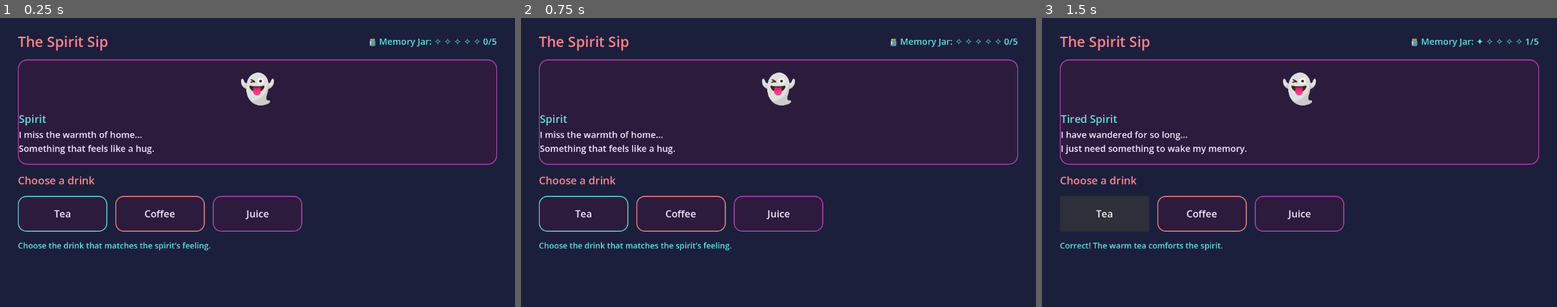
Above: before the commit, frames 1-3 (left to right).
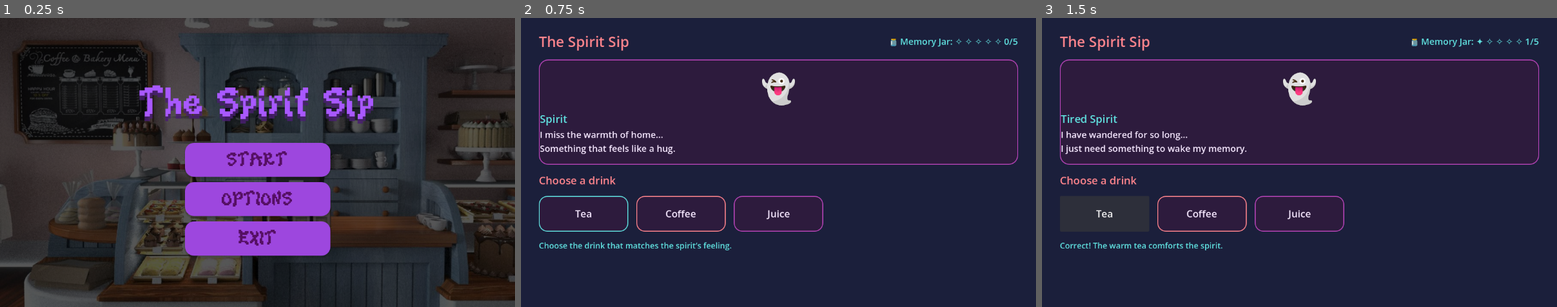
Above: after the commit, the same moments.

Repository: tipaniathebread/the-spirit-sip
Game: Godot game, scene res://scenes/main_menu.tscn
Same seed, same stepped clock (60 frames per second), same inputs: the game is played once before the commit and once after it. Before the commit the project starts from res://scenes/main.tscn.
Inputs (mouse positions are in pixels of both pictures, inside the frame that each line leads up to):
- Up to frame 1 (0.25 s): no input
- Up to frame 2 (0.75 s): click (778, 159) at 0.5 s, where only the run after the commit has a clickable "START"
- Up to frame 3 (1.5 s): click "Tea" at 1.25 s

The runs differ from the first frame. In frame 1, 71% of the frame differs, in the area x 0-100%, y 0-100%; in frame 2, nothing differs; in frame 3, nothing differs.

Commit message:
exporting

Diff:
--- a/project.godot
+++ b/project.godot
@@ -11,7 +11,7 @@
 [application]
 
 config/name="The Spirit Sip"
-run/main_scene="uid://bnp3qr4ut5bou"
+run/main_scene="uid://dch3e6bcbyf0d"
 config/features=PackedStringArray("4.6", "GL Compatibility")
 config/icon="res://icon.svg"
 
Not shown, added: export_presets.cfg
